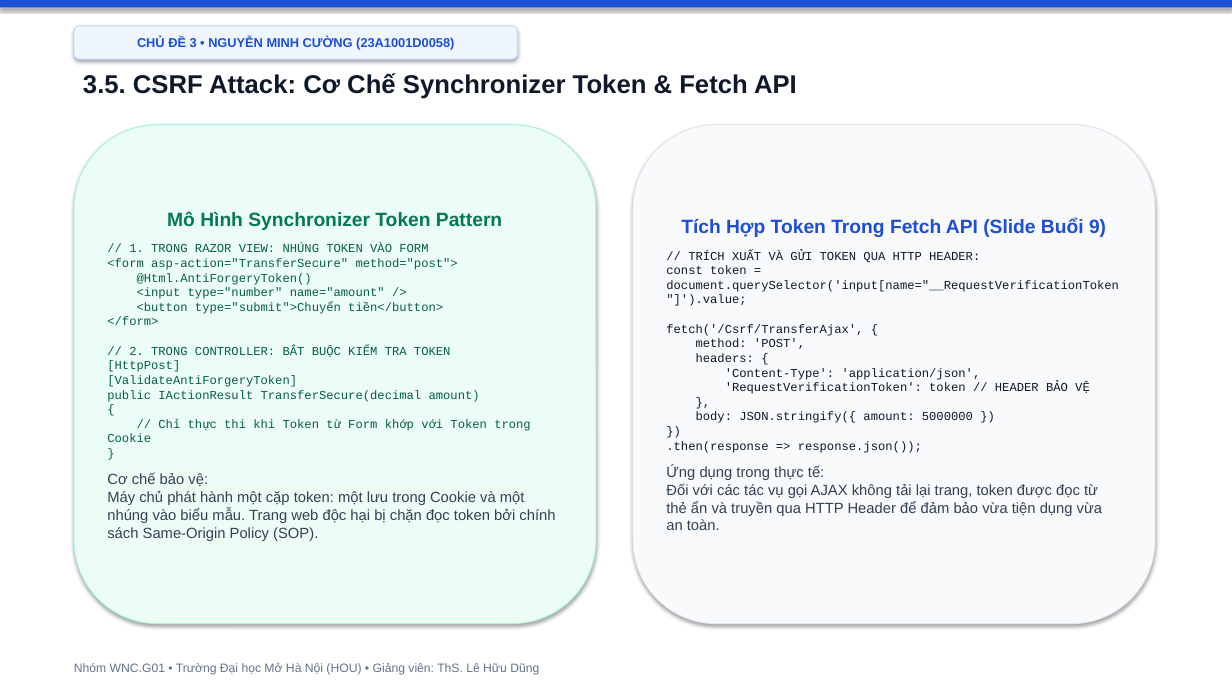
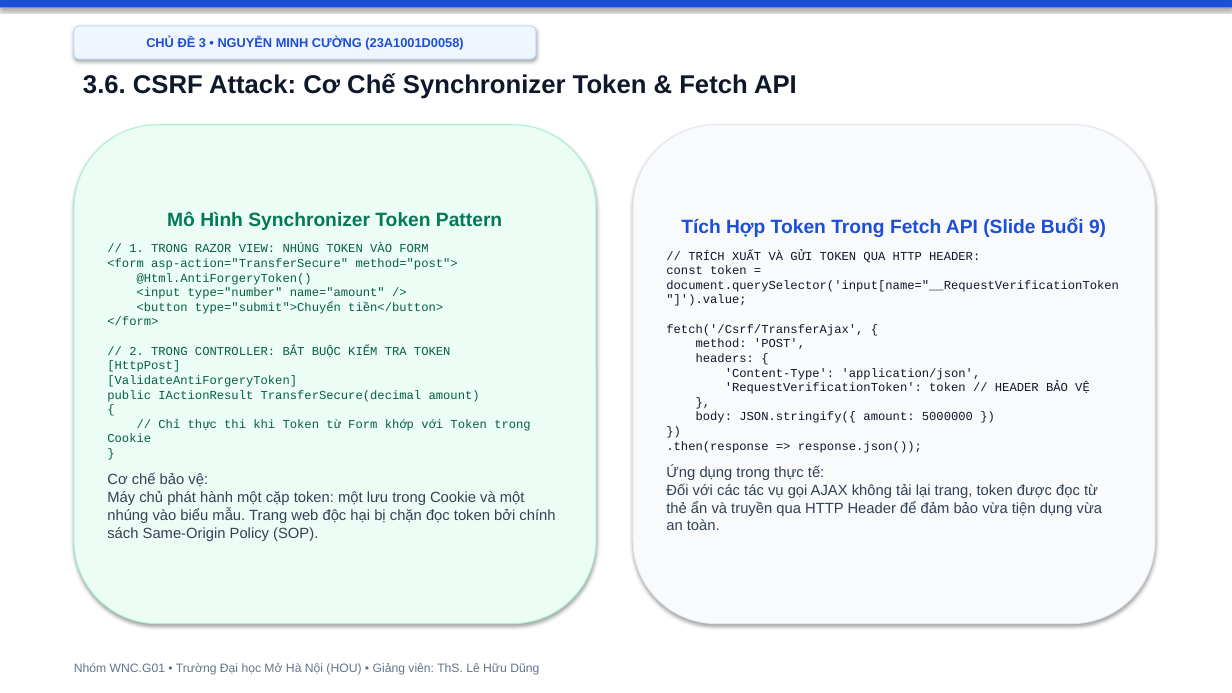
Before and after one commit to hocjsoo/OWASP_Demo, a slide deck: slide 19 of Slide_OWASP_Top3_Nhom_WNC_G01.pptx (slide 18 before the commit). Drawn at 1232x693 pixels with LibreOffice and Linux fonts; fonts in the diff are those of the drawing. Boxes give left, top, right and bottom in pixels: in the first picture for what was removed or moved away, otherwise in the second. Text is boxed around its words. In the diff, an @@ line names an element or a change of style, - is before the commit and + after.

```diff
--- a/Slide_OWASP_Top3_Nhom_WNC_G01.pptx
+++ b/Slide_OWASP_Top3_Nhom_WNC_G01.pptx
@@ rounded rectangle "CHỦ ĐỀ 3 • NGUYỄN ...": place and size @@
-rounded rectangle "CHỦ ĐỀ 3 • NGUYỄN ..." at [74,26,518,59]
+rounded rectangle "CHỦ ĐỀ 3 • NGUYỄN ..." at [74,26,536,59]
@@ text at [83,73,797,99]: text changed @@
-3.5. CSRF Attack: Cơ Chế Synchronizer Token & Fetch API
+3.6. CSRF Attack: Cơ Chế Synchronizer Token & Fetch API
```
Also in this commit, not shown: 14 other slides changed, 4 slides added, 3 slides removed, 2 other files.
